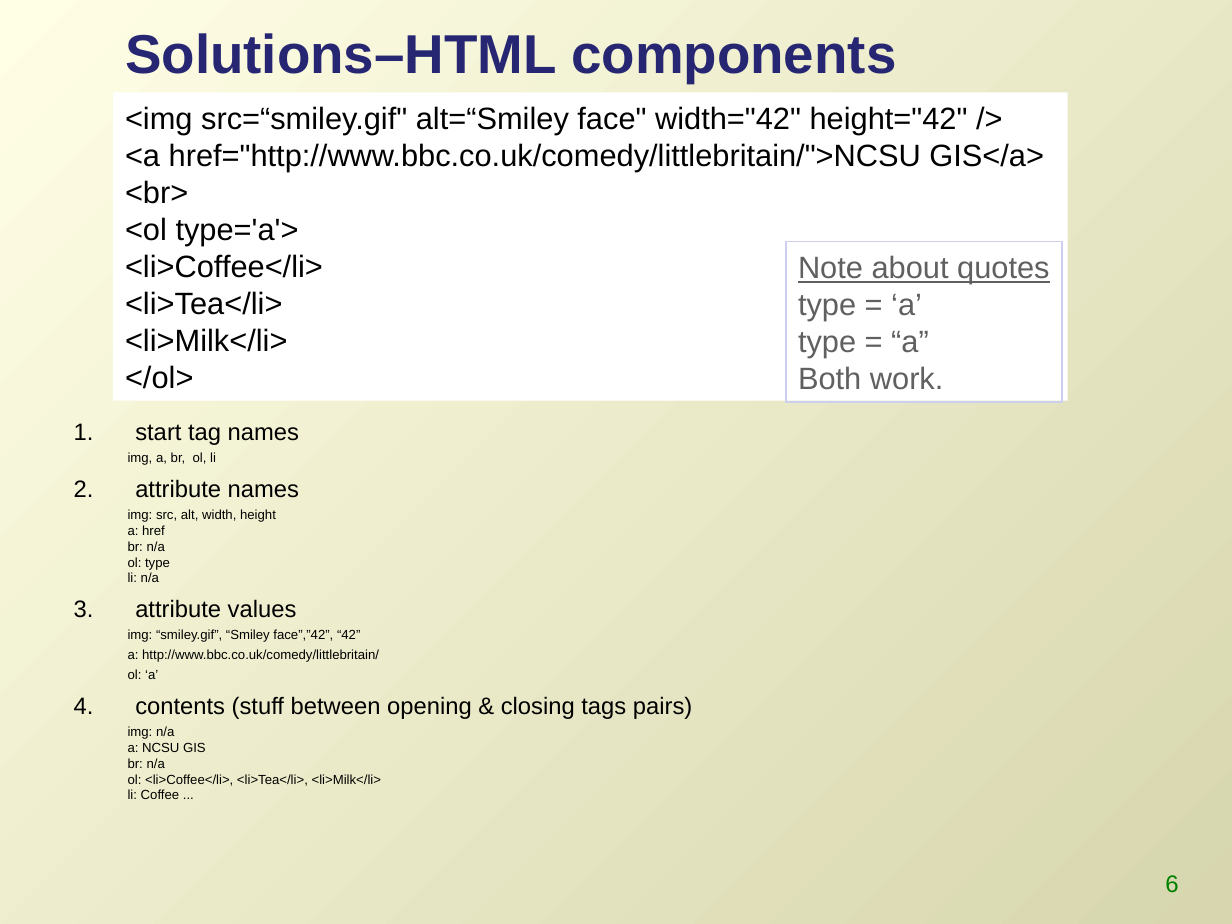
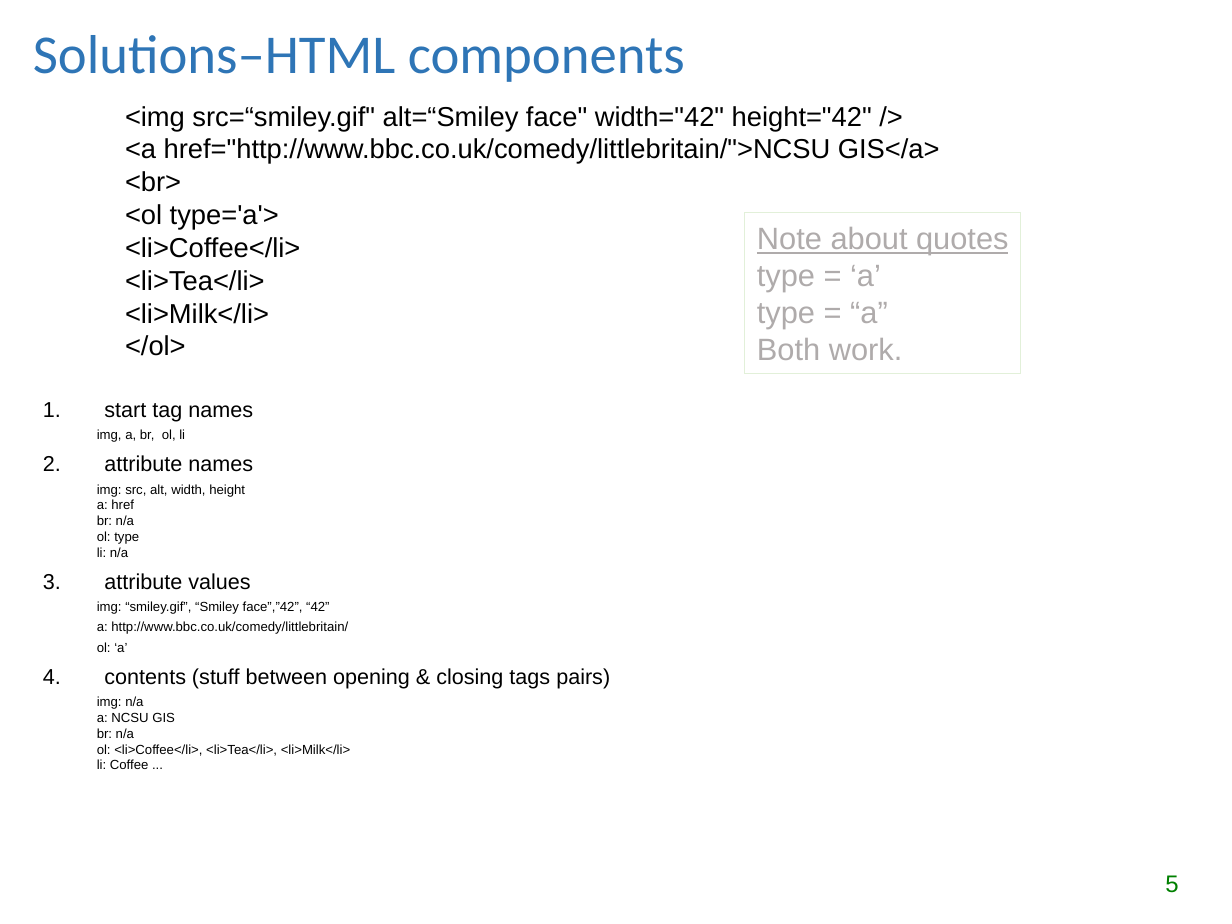
Before and after one commit to lgtateos/gis540, a slide deck: slide 5 of slides/parseMarkup.ppt (slide 6 before the commit). Drawn at 1232x924 pixels with LibreOffice and Linux fonts; fonts in the diff are those of the drawing. Boxes give left, top, right and bottom in pixels: in the first picture for what was removed or moved away, otherwise in the second. Text is boxed around its words. In the diff, an @@ line names an element or a change of style, - is before the commit and + after.

```diff
--- a/slides/parseMarkup.ppt
+++ b/slides/parseMarkup.ppt
@@ background gradient #FFFFE6 to #D7D6AE to #FFFFFF @@
@@ title "Solutions–HTML components": place and size @@
-title "Solutions–HTML components" at (125, 33, 896, 83)
+title "Solutions–HTML components" at (33, 35, 685, 82)
@@ title "Solutions–HTML components" at (33, 35, 685, 82): font Arial to Calibri, text colour #262673 to #2E75B6, bold off @@
@@ text "<img src=“smiley.gif" alt=“Smiley face" width="42" ...": place and size @@
-text "<img src=“smiley.gif" alt=“Smiley face" width="42" ..." at (113, 92, 1068, 400)
+text "<img src=“smiley.gif" alt=“Smiley face" width="42" ..." at (125, 106, 940, 356)
@@ text "<img src=“smiley.gif" alt=“Smiley face" width="42" ..." at (125, 106, 940, 356): size 18 to 16 pt @@
@@ rectangle "Note about quotes": place and size @@
-rectangle "Note about quotes" at (786, 241, 1062, 402)
+rectangle "Note about quotes" at (745, 213, 1021, 373)
@@ rectangle "Note about quotes" at (745, 213, 1021, 373): text colour #606060 to #AFABAB; outline #CECEEF 0.74 pt to #E2F0D9 0.74 pt @@
@@ text "start tag names": place and size @@
-text "start tag names" at (128, 424, 692, 799)
+text "start tag names" at (97, 403, 610, 769)
@@ text "start tag names" at (97, 403, 610, 769): size 13.9 to 12.6 pt in "start tag names", "attribute names", "attribute values", "contents (stuff between opening & closing tags ..."; size 7.8 to 7.7 pt in "img, a, br, ol, li", "img: src, alt, width, height a: href ...", "img: “smiley.gif”, “Smiley face”,”42”, “42”", "a: http://www.bbc.co.uk/comedy/littlebritain/" and 2 more places @@
@@ page number at (1165, 875, 1178, 893): text changed @@
-6
+5
```
Also in this commit, not shown: 15 other slides changed, 3 slides added, 3 slides removed.
